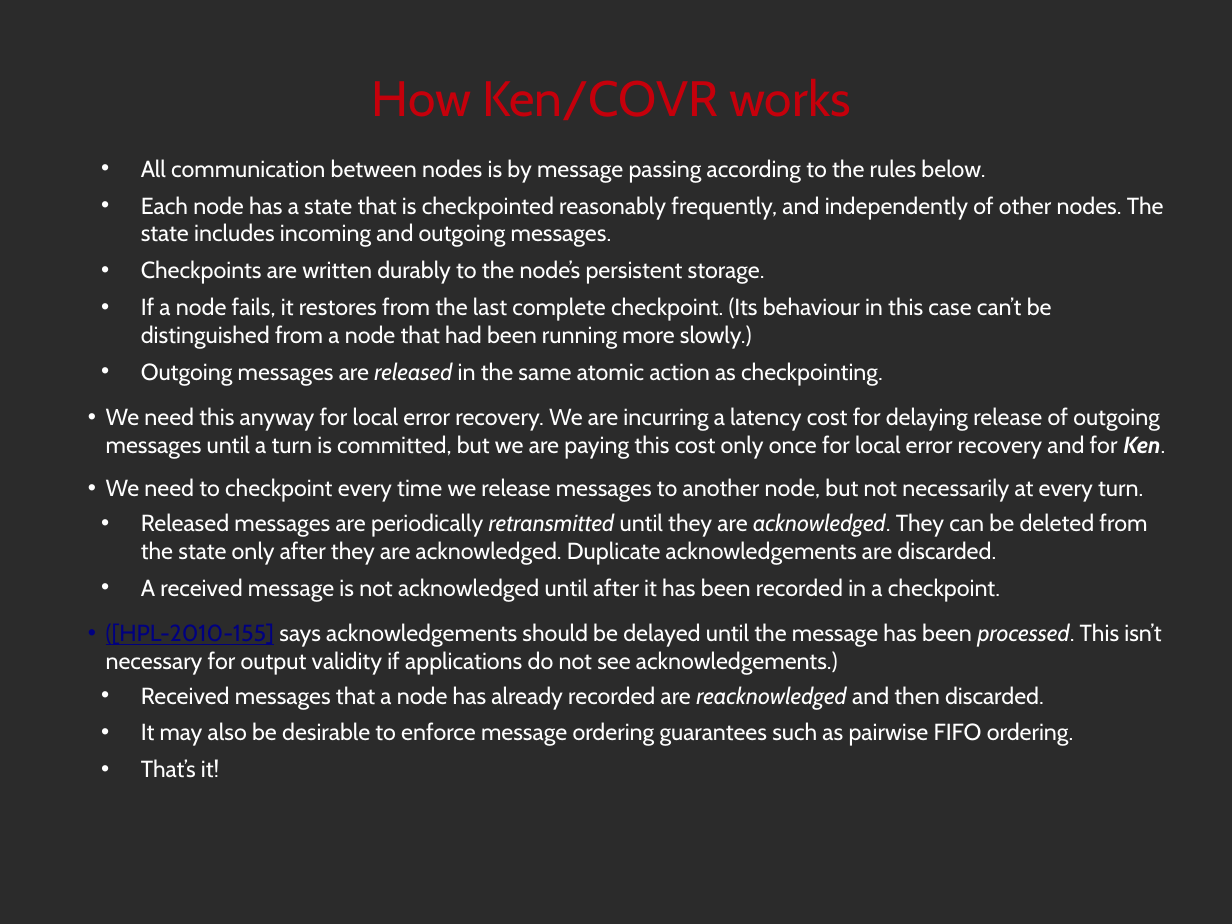
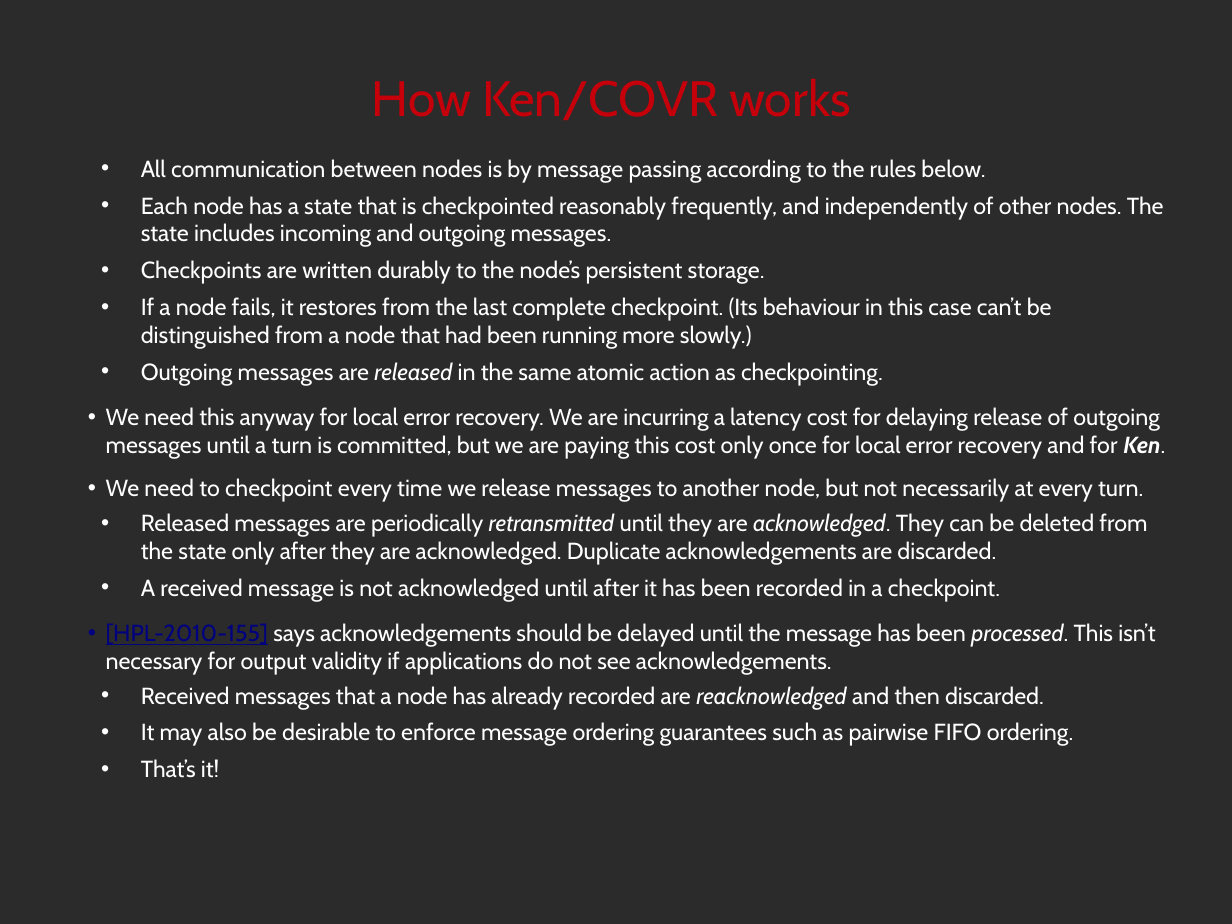
Before and after one commit to noether-lang/noether, a slide deck: slide 34 of doc/presentations/StrangeLoop2014/handling.odp (slide 33 before the commit). Drawn at 1232x924 pixels with LibreOffice and Linux fonts; fonts in the diff are those of the drawing; background and template pictures are left out; a plain dark background stands for a picture behind light text. Boxes give left, top, right and bottom in pixels: in the first picture for what was removed or moved away, otherwise in the second. Text is boxed around its words. In the diff, an @@ line names an element or a change of style, - is before the commit and + after.

```diff
--- a/doc/presentations/StrangeLoop2014/handling.odp
+++ b/doc/presentations/StrangeLoop2014/handling.odp
@@ text at (106, 623, 1155, 675): text changed @@
-  • ([HPL-2010-155] says acknowledgements should be delayed until the message has been processed. This isn’t necessary for output validity if applications do not see acknowledgements.)
+  • [HPL-2010-155] says acknowledgements should be delayed until the message has been processed. This isn’t necessary for output validity if applications do not see acknowledgements.
```
Also in this commit, not shown: 21 other slides changed, 1 slide added, 2 other files.
